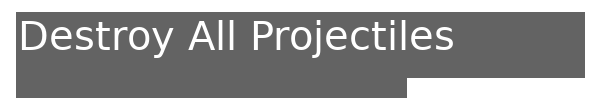
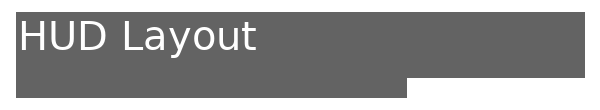
The second 600px x 110px image is a revision of the first. Changes to its layers:
added layer "HUD Layout" above "How to Play" over (25, 21, 256, 58)
hid "Destroy All Projectiles" over (25, 20, 453, 58)
